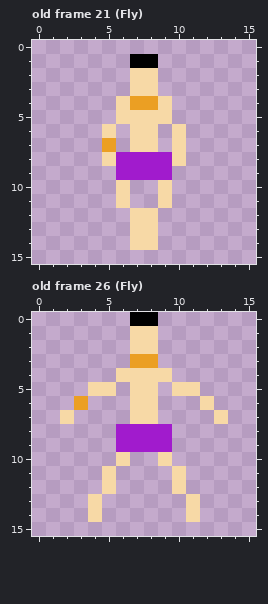
A pixel-art file gets an edit: art/characters/Man4.ase. The picture above was drawn from the file before the commit.
16x16 pixels, 28 frames. Shown: old frame 21 (Fly), old frame 26 (Fly). The commit also changed other frames, which this record leaves out.
Now the later version:
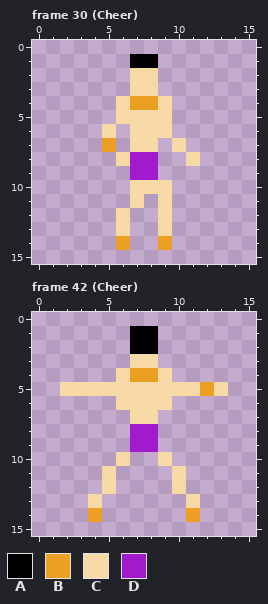
Palette (. is transparent): A #000000  B #eb9f23  C #f7d9a6  D #a11bcd
A new or re-ordered frame is compared with the old frame closest to it.
Author's note on the commit: cheers finished
Changes in this commit:
{"change": "frames 28 -> 47"}
{"where": "frame 30 (Cheer) is new; against old frame 21 (Fly), layer \"Layer 3\""}
{"frame":30,"y":6,"x":9,"old":".C","new":"C."}
{"frame":30,"y":8,"x":5,"old":"CD","new":".C"}
{"frame":30,"y":8,"x":9,"old":"DC.","new":"..C"}
{"frame":30,"y":9,"x":6,"old":"D","new":"."}
{"frame":30,"y":9,"x":9,"old":"D","new":"."}
{"frame":30,"y":10,"x":6,"old":"C..","new":".CC"}
{"frame":30,"y":11,"x":6,"old":"C.","new":".C"}
{"frame":30,"y":12,"x":6,"old":".CC.","new":"C..C"}
{"frame":30,"y":13,"x":6,"old":".CC.","new":"C..C"}
{"frame":30,"y":14,"x":6,"old":".CC.","new":"B..B"}
{"where": "frame 42 (Cheer) is new; against old frame 26 (Fly), layer \"Layer 3\""}
{"frame":42,"y":0,"x":7,"old":"AA","new":".."}
{"frame":42,"y":1,"x":7,"old":"CC","new":"AA"}
{"frame":42,"y":2,"x":7,"old":"CC","new":"AA"}
{"frame":42,"y":3,"x":7,"old":"BB","new":"CC"}
{"frame":42,"y":4,"x":7,"old":"CC","new":"BB"}
{"frame":42,"y":5,"x":2,"old":"..","new":"CC"}
{"frame":42,"y":5,"x":6,"old":".","new":"C"}
{"frame":42,"y":5,"x":9,"old":".","new":"C"}
{"frame":42,"y":5,"x":12,"old":"..","new":"BC"}
{"frame":42,"y":6,"x":3,"old":"B","new":"."}
{"frame":42,"y":6,"x":6,"old":".","new":"C"}
{"frame":42,"y":6,"x":9,"old":".","new":"C"}
{"frame":42,"y":6,"x":12,"old":"C","new":"."}
{"frame":42,"y":7,"x":2,"old":"C","new":"."}
{"frame":42,"y":7,"x":13,"old":"C","new":"."}
{"frame":42,"y":8,"x":6,"old":"D","new":"."}
{"frame":42,"y":8,"x":9,"old":"D","new":"."}
{"frame":42,"y":9,"x":6,"old":"D","new":"."}
{"frame":42,"y":9,"x":9,"old":"D","new":"."}
{"frame":42,"y":14,"x":4,"old":"C","new":"B"}
{"frame":42,"y":14,"x":11,"old":"C","new":"B"}
{"label":"changed","picture_box":[102,124,200,250]}
{"label":"changed","picture_box":[60,312,228,522]}
